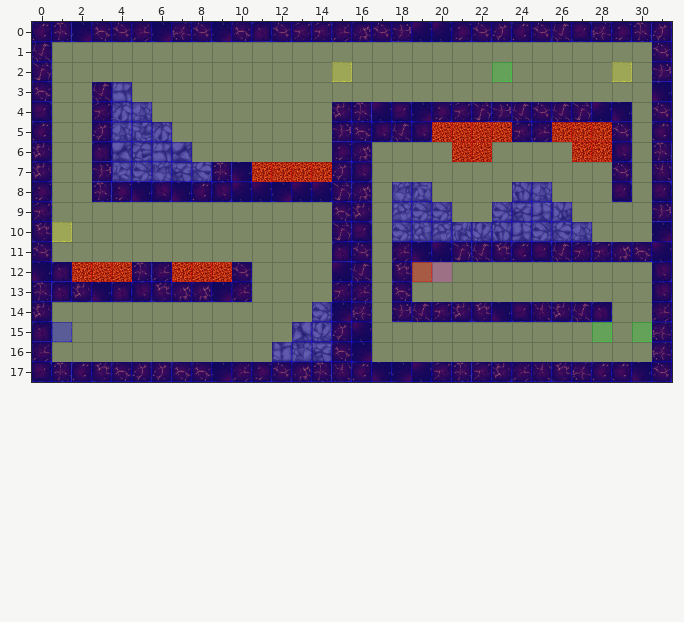
Tiled map, stored at Spellington/src/res/map/mapDungeon38.tmx. That is the earlier state.
Cells are 50x50 px. Shown: x 0..31, y 0..17.
The same view after the edit:
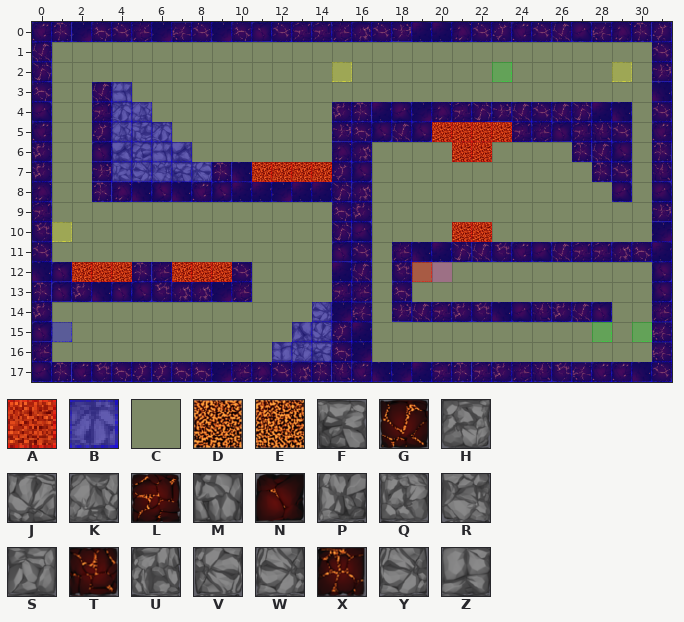
Key: from "collisionTile": A 0, B 3, C 11; from "dungeonTile.png": D 4, E 5, F 11, G 12, H 19, J 26, K 27, L 28, M 34, N 36, P 41, Q 42, R 43, S 44, T 46, U 49, V 50, W 51, X 54, Y 58, Z 60.
_ is an empty cell.
See-through tiles are keyed as they look on the map.
Edits made:
{"where": "layer \"terrain\""}
{"y":5,"x":26,"old":"EEE","new":"NLT"}
{"y":6,"x":27,"old":"EE","new":"XG"}
{"y":7,"x":28,"old":"_","new":"X"}
{"y":8,"x":18,"old":"RS","new":"__"}
{"y":8,"x":24,"old":"MK","new":"__"}
{"y":9,"x":18,"old":"HYY","new":"___"}
{"y":9,"x":23,"old":"WFZP","new":"____"}
{"y":10,"x":18,"old":"YQHUJMZYVK","new":"___DD_____"}
{"where": "layer \"collision\""}
{"y":5,"x":26,"old":"AAA","new":"BBB"}
{"y":6,"x":27,"old":"AA","new":"BB"}
{"y":7,"x":28,"old":"C","new":"B"}
{"y":8,"x":18,"old":"BB","new":"CC"}
{"y":8,"x":24,"old":"BB","new":"CC"}
{"y":9,"x":18,"old":"BBB","new":"CCC"}
{"y":9,"x":23,"old":"BBBB","new":"CCCC"}
{"y":10,"x":18,"old":"BBBBBBBBBB","new":"CCCAACCCCC"}
